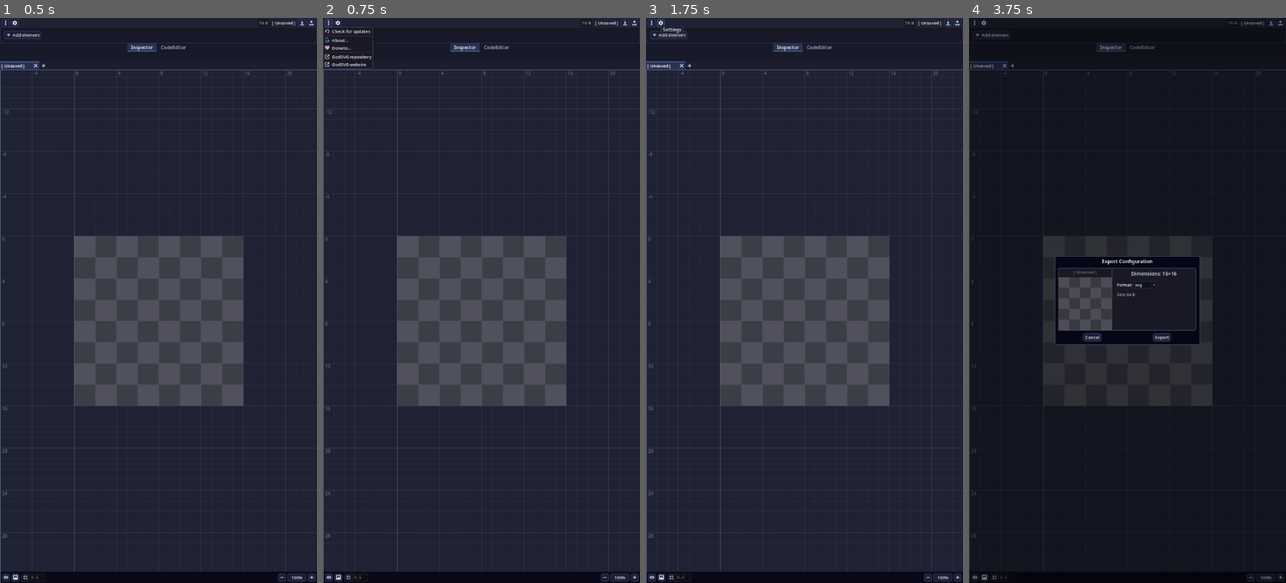
Above: before the commit, frames 1-4 (left to right).
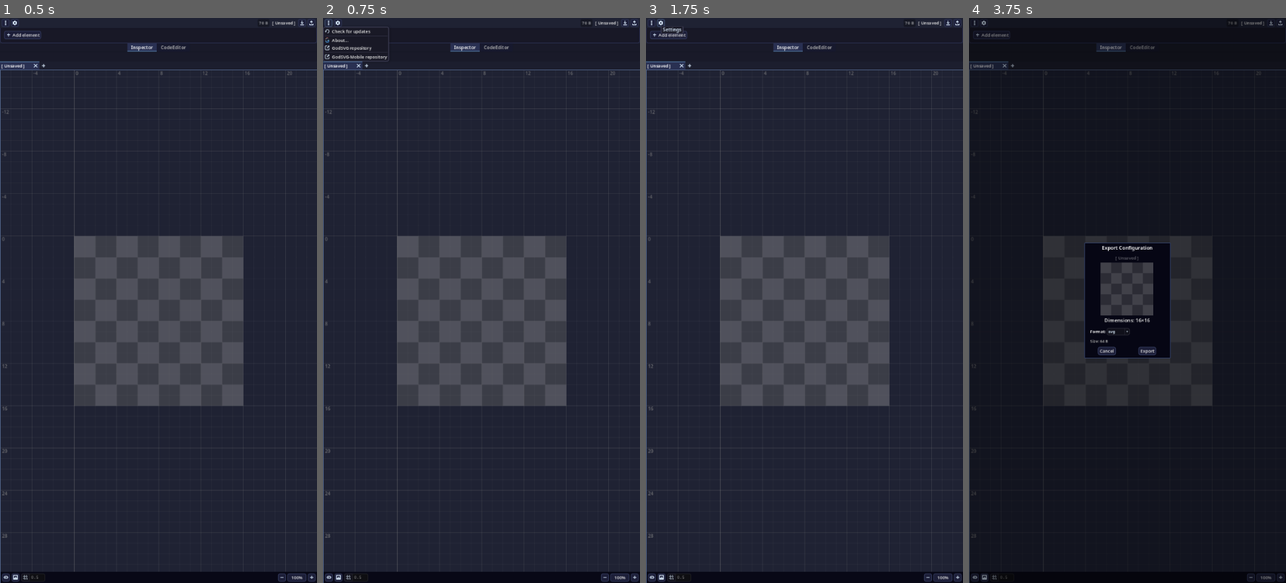
Above: after the commit, the same moments.

Repository: syntaxerror247/VectorTouch
Game: Godot game, scene res://src/ui_parts/editor_scene.tscn
Two runs of this game, one before a commit and one after it. Both use one fixed random seed, a clock stepped at 60 frames per second and the inputs below.
Inputs (mouse positions are in pixels of both pictures, inside the frame that each line leads up to):
- Up to frame 1 (0.5 s): no input
- Up to frame 2 (0.75 s): click (329, 23) at 0.5 s
- Up to frame 3 (1.75 s): click (661, 23) at 1.25 s
- Up to frame 4 (3.75 s): click "[ Unsaved ]" at 2 s; click (1270, 23) at 2.75 s; click (1279, 23) at 3.5 s

Frame 1 is identical in both runs. In frame 2, 0.3% of the frame differs, in the area x 0-21%, y 1-9%; in frame 3, nothing differs; in frame 4, 4.6%, in the area x 26-74%, y 39-61%.

Commit message:
Fix some more UI overflow issues

Diff:
--- a/src/ui_parts/export_menu.gd
+++ b/src/ui_parts/export_menu.gd
@@ -24,7 +24,7 @@
 @onready var file_title: Label = %FileTitle
 @onready var info_tooltip: MarginContainer = %InfoTooltip
 @onready var quality_related_container: HBoxContainer = %QualityRelatedContainer
-@onready var titled_panel: HTitledPanel = %TitledPanel
+@onready var titled_panel: VBoxContainer = %TitledPanel
 
 func _exit_tree() -> void:
 	UR.free()
@@ -72,16 +72,6 @@
 	%HeightContainer/Label.text = Translator.translate("Height") + ":"
 	cancel_button.text = Translator.translate("Cancel")
 	export_button.text = Translator.translate("Export")
-
-	titled_panel.corner_radius_bottom_left = 0
-	titled_panel.corner_radius_bottom_right = 5
-	titled_panel.corner_radius_top_left = 5
-	titled_panel.corner_radius_top_right = 5
-	titled_panel.color = ThemeUtils.common_panel_inner_color
-	titled_panel.border_color = ThemeUtils.common_panel_border_color
-	titled_panel.border_width = 2
-	titled_panel.title_margin = 2
-	titled_panel.panel_margin = 8
 
 
 func _on_export_button_pressed() -> void:
--- a/src/ui_parts/export_menu.tscn
+++ b/src/ui_parts/export_menu.tscn
@@ -1,7 +1,6 @@
-[gd_scene load_steps=8 format=3 uid="uid://c13dadqbljqlu"]
-
-[ext_resource type="Script" path="res://src/ui_parts/export_menu.gd" id="1_objnb"]
-[ext_resource type="Script" path="res://src/ui_widgets/HTitledPanel.gd" id="2_07m68"]
+[gd_scene load_steps=7 format=3 uid="uid://c13dadqbljqlu"]
+
+[ext_resource type="Script" uid="uid://bouo2y3v0gy4a" path="res://src/ui_parts/export_menu.gd" id="1_objnb"]
 [ext_resource type="PackedScene" uid="uid://xh26qa68xed4" path="res://src/ui_widgets/preview_rect.tscn" id="2_ewk0a"]
 [ext_resource type="Texture2D" uid="uid://v0lqyuvo50yq" path="res://assets/icons/Info.svg" id="2_rk3rd"]
 [ext_resource type="FontFile" uid="uid://clpf84p1lfwlp" path="res://assets/fonts/Font.ttf" id="5_s3e6m"]
@@ -37,10 +36,9 @@
 layout_mode = 2
 horizontal_alignment = 1
 
-[node name="TitledPanel" type="Container" parent="MarginContainer/VBoxContainer"]
-unique_name_in_owner = true
-layout_mode = 2
-script = ExtResource("2_07m68")
+[node name="TitledPanel" type="VBoxContainer" parent="MarginContainer/VBoxContainer"]
+unique_name_in_owner = true
+layout_mode = 2
 
 [node name="PreviewContainer" type="VBoxContainer" parent="MarginContainer/VBoxContainer/TitledPanel"]
 layout_mode = 2
--- a/src/ui_parts/global_actions.gd
+++ b/src/ui_parts/global_actions.gd
@@ -81,11 +81,6 @@
 			"Check for updates"), ShortcutUtils.fn("check_updates"), false,
 			load("res://assets/icons/Reload.svg"), "check_updates"))
 
-	if can_show_savedata_folder:
-		buttons_arr.append(ContextPopup.create_button(Translator.translate(
-				"View savedata"), open_savedata_folder , false,
-				load("res://assets/icons/OpenFolder.svg")))
-
 	var antialias_fraction := 0.25
 	var final_size := 16
 	var first_resizing_size := final_size / antialias_fraction
@@ -101,15 +96,17 @@
 			ShortcutUtils.fn("about_info"), false,
 			ImageTexture.create_from_image(about_image), "about_info")
 	buttons_arr.append(about_btn)
+	# It requires to hover over it to see details, which is not possible on Android.
+	# Would re-enable it in future with a better UX.
+	#buttons_arr.append(ContextPopup.create_button(Translator.translate(
+			#"Donate…"), ShortcutUtils.fn("about_donate"), false,
+			#load("res://assets/icons/Heart.svg"), "about_donate"))
 	buttons_arr.append(ContextPopup.create_button(Translator.translate(
-			"Donate…"), ShortcutUtils.fn("about_donate"), false,
-			load("res://assets/icons/Heart.svg"), "about_donate"))
+			"GodSVG repository"), ShortcutUtils.fn("about_godsvg_repo"), false,
+			load("res://assets/icons/Link.svg"), ""))
 	buttons_arr.append(ContextPopup.create_button(Translator.translate(
-			"GodSVG repository"), ShortcutUtils.fn("about_repo"), false,
+			"GodSVG-Mobile repository"), ShortcutUtils.fn("about_repo"), false,
 			load("res://assets/icons/Link.svg"), "about_repo"))
-	buttons_arr.append(ContextPopup.create_button(Translator.translate(
-			"GodSVG website"), ShortcutUtils.fn("about_website"), false,
-			load("res://assets/icons/Link.svg"), "about_website"))
 	var separator_indices := PackedInt32Array([1, 3])
 	if can_show_savedata_folder:
 		separator_indices = PackedInt32Array([2, 4])
--- a/src/ui_parts/shortcut_panel_config.tscn
+++ b/src/ui_parts/shortcut_panel_config.tscn
@@ -1,18 +1,18 @@
 [gd_scene load_steps=3 format=3 uid="uid://cnay1l0u6a5tw"]
 
-[ext_resource type="Script" path="res://src/ui_parts/shortcut_panel_config.gd" id="1_eg1f5"]
+[ext_resource type="Script" uid="uid://cnmsf3h1qq3q6" path="res://src/ui_parts/shortcut_panel_config.gd" id="1_eg1f5"]
 [ext_resource type="PackedScene" uid="uid://bp1iblavfxjvu" path="res://src/ui_widgets/enum_dropdown.tscn" id="2_pru61"]
 
 [node name="ShortcutPanelConfig" type="PanelContainer"]
-custom_minimum_size = Vector2(460, 300)
+custom_minimum_size = Vector2(200, 300)
 anchors_preset = 8
 anchor_left = 0.5
 anchor_top = 0.5
 anchor_right = 0.5
 anchor_bottom = 0.5
-offset_left = -225.0
+offset_left = -112.0
 offset_top = -150.0
-offset_right = 225.0
+offset_right = 112.0
 offset_bottom = 150.0
 grow_horizontal = 2
 grow_vertical = 2
@@ -35,7 +35,6 @@
 
 [node name="HBoxContainer" type="HBoxContainer" parent="VBoxContainer/PanelContainer"]
 layout_mode = 2
-theme_override_constants/separation = 36
 
 [node name="SlotContainer" type="VBoxContainer" parent="VBoxContainer/PanelContainer/HBoxContainer"]
 unique_name_in_owner = true
@@ -48,7 +47,8 @@
 layout_mode = 2
 size_flags_horizontal = 3
 
-[node name="LayoutBox" type="HBoxContainer" parent="VBoxContainer/PanelContainer/HBoxContainer/ConfigContainer"]
+[node name="LayoutBox" type="VBoxContainer" parent="VBoxContainer/PanelContainer/HBoxContainer/ConfigContainer"]
+custom_minimum_size = Vector2(120, 0)
 layout_mode = 2
 size_flags_vertical = 4
 
@@ -56,6 +56,7 @@
 unique_name_in_owner = true
 layout_mode = 2
 theme_override_font_sizes/font_size = 13
+horizontal_alignment = 1
 
 [node name="LayoutDropdown" parent="VBoxContainer/PanelContainer/HBoxContainer/ConfigContainer/LayoutBox" instance=ExtResource("2_pru61")]
 unique_name_in_owner = true
--- a/src/ui_parts/update_menu.gd
+++ b/src/ui_parts/update_menu.gd
@@ -27,8 +27,8 @@
 func request() -> void:
 	retry_button.hide()
 	status_label.text = Translator.translate("Retrieving information...")
-	var err := http.request("https://api.github.com/repos/MewPurPur/GodSVG/releases",
-			["User-Agent: MewPurPur/GodSVG"])
+	var err := http.request("https://api.github.com/repos/syntaxerror247/GodSVG-Mobile/releases",
+			["User-Agent: syntaxerror247/GodSVG-Mobile"])
 	if err != OK:
 		display_error_message(error_string(err))
 
--- a/src/utils/ShortcutUtils.gd
+++ b/src/utils/ShortcutUtils.gd
@@ -68,7 +68,7 @@
 		"about_info": true,
 		"about_donate": true,
 		"about_repo": true,
-		"about_website": true,
+		"about_website": false,
 		"check_updates": true,
 	}
 }
@@ -106,7 +106,8 @@
 		"select_all": return State.select_all
 		"about_info": return HandlerGUI.open_about
 		"about_donate": return HandlerGUI.open_donate
-		"about_repo": return OS.shell_open.bind("https://github.com/MewPurPur/GodSVG")
+		"about_repo": return OS.shell_open.bind("https://github.com/syntaxerror247/GodSVG-Mobile")
+		"about_godsvg_repo": return OS.shell_open.bind("https://github.com/MewPurPur/GodSVG")
 		"about_website": return OS.shell_open.bind("https://godsvg.com")
 		"check_updates": return HandlerGUI.open_update_checker
 		"open_settings": return HandlerGUI.open_settings
Not shown: 1 places in src/ui_parts/update_menu.tscn that only renumber resources
Not shown: 1 places in src/ui_widgets/preview_rect.tscn that only renumber resources
